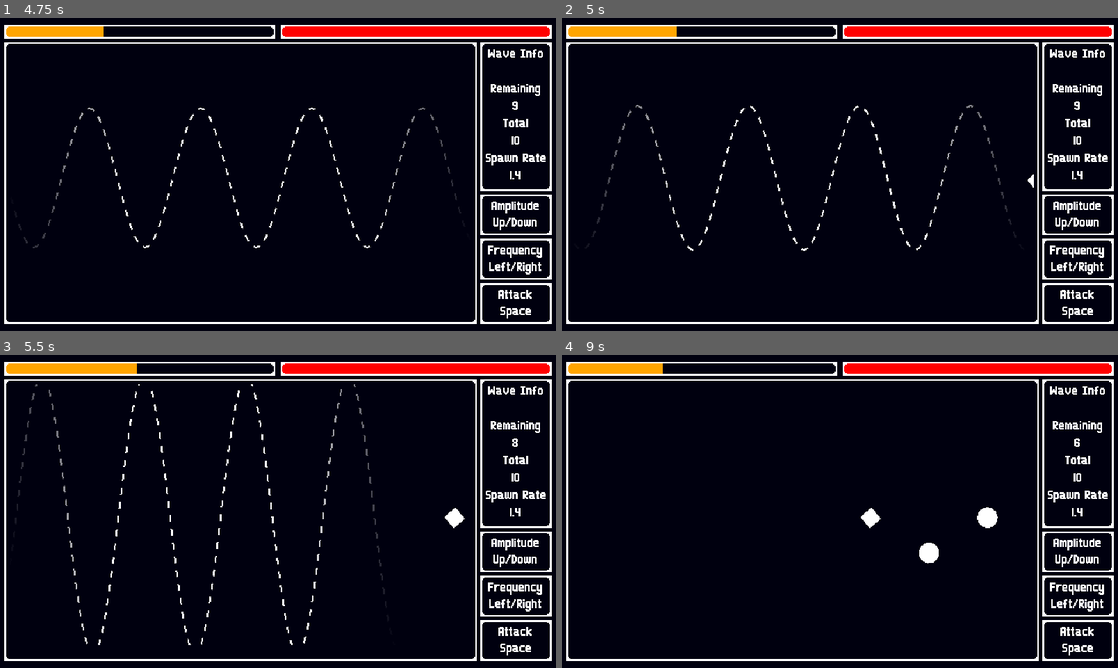
Above: before the commit, frames 1-4 (two rows, left to right).
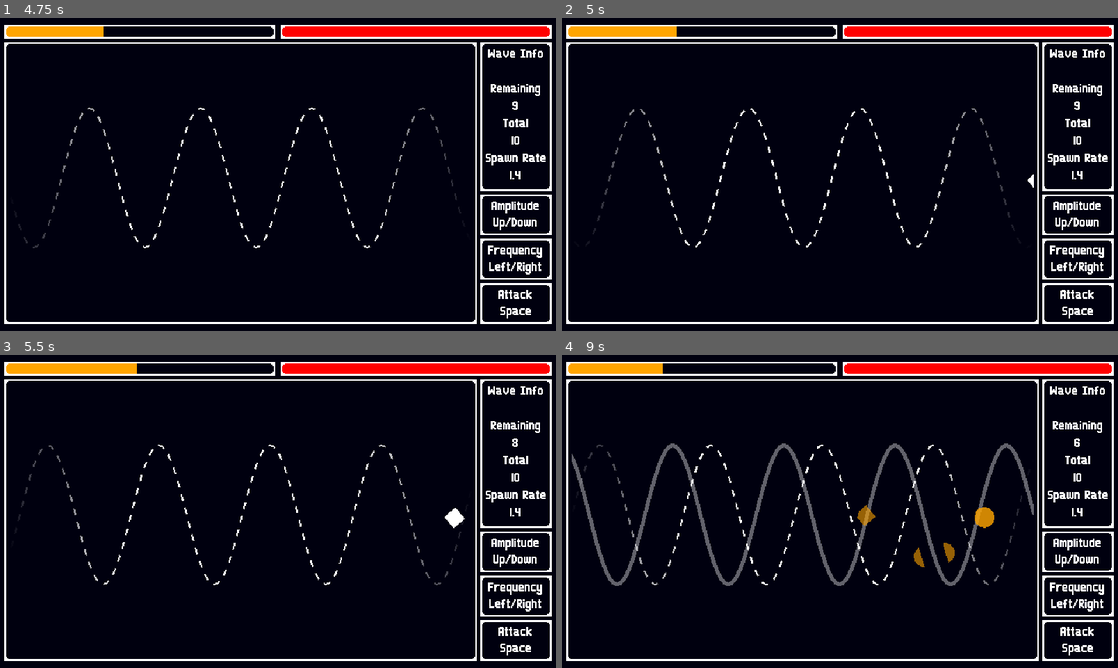
Above: after the commit, the same moments.

Repository: riSygneD/Sineonara
Game: Godot game, scene res://main.tscn
Two runs of this game, one before a commit and one after it. Both use one fixed random seed, a clock stepped at 60 frames per second and the inputs below. The project has no main scene, so this scene is started directly.
Inputs:
- Up to frame 1 (4.75 s): click "play" at 0.5 s; tap one key every 0.75 s from 1.35 s: Space (attack) S (decrease_amplitude) D (decrease_frequency) W (increase_amplitude) A (increase_frequency)
- Up to frame 2 (5 s): tap P (debug, bound only before the commit) at 4.9 s
- Up to frame 3 (5.5 s): tap Space (attack) at 5.1 s
- Up to frame 4 (9 s): tap one key every 0.75 s from 5.85 s: S (decrease_amplitude) D (decrease_frequency) W (increase_amplitude) A (increase_frequency) Space (attack)

Frame 1 is identical in both runs. In frame 2, 0.9% of the frame differs, in the area x 5-82%, y 27-75%; in frame 3, 1.6%; in frame 4, 4.0%, in the area x 1-85%, y 28-74%.

Commit message:
Added export presets, adjusted input map
Removed debug code

Diff:
--- a/player_path_controller.gd
+++ b/player_path_controller.gd
@@ -33,8 +33,6 @@
 		player_path.decrease_frequency()
 	elif event.is_action("increase_frequency"):
 		player_path.increase_frequency()
-	elif event.is_action("debug"):
-		player_path.collapse()
 	else:
 		return
 	get_viewport().set_input_as_handled()
--- a/project.godot
+++ b/project.godot
@@ -41,31 +41,30 @@
 decrease_amplitude={
 "deadzone": 0.2,
 "events": [Object(InputEventKey,"resource_local_to_scene":false,"resource_name":"","device":-1,"window_id":0,"alt_press …(192 unchanged characters)…
+, Object(InputEventKey,"resource_local_to_scene":false,"resource_name":"","device":-1,"window_id":0,"alt_pressed":false,"shift_pressed":false,"ctrl_pressed":false,"meta_pressed":false,"pressed":false,"keycode":0,"physical_keycode":4194322,"key_label":0,"unicode":0,"location":0,"echo":false,"script":null)
 ]
 }
 increase_amplitude={
 "deadzone": 0.2,
 "events": [Object(InputEventKey,"resource_local_to_scene":false,"resource_name":"","device":-1,"window_id":0,"alt_press …(192 unchanged characters)…
+, Object(InputEventKey,"resource_local_to_scene":false,"resource_name":"","device":-1,"window_id":0,"alt_pressed":false,"shift_pressed":false,"ctrl_pressed":false,"meta_pressed":false,"pressed":false,"keycode":0,"physical_keycode":4194320,"key_label":0,"unicode":0,"location":0,"echo":false,"script":null)
 ]
 }
 decrease_frequency={
 "deadzone": 0.2,
 "events": [Object(InputEventKey,"resource_local_to_scene":false,"resource_name":"","device":-1,"window_id":0,"alt_press …(192 unchanged characters)…
+, Object(InputEventKey,"resource_local_to_scene":false,"resource_name":"","device":-1,"window_id":0,"alt_pressed":false,"shift_pressed":false,"ctrl_pressed":false,"meta_pressed":false,"pressed":false,"keycode":0,"physical_keycode":4194321,"key_label":0,"unicode":0,"location":0,"echo":false,"script":null)
 ]
 }
 increase_frequency={
 "deadzone": 0.2,
 "events": [Object(InputEventKey,"resource_local_to_scene":false,"resource_name":"","device":-1,"window_id":0,"alt_press …(191 unchanged characters)…
+, Object(InputEventKey,"resource_local_to_scene":false,"resource_name":"","device":-1,"window_id":0,"alt_pressed":false,"shift_pressed":false,"ctrl_pressed":false,"meta_pressed":false,"pressed":false,"keycode":0,"physical_keycode":4194319,"key_label":0,"unicode":0,"location":0,"echo":false,"script":null)
 ]
 }
 attack={
 "deadzone": 0.2,
 "events": [Object(InputEventKey,"resource_local_to_scene":false,"resource_name":"","device":-1,"window_id":0,"alt_press …(191 unchanged characters)…
-]
-}
-debug={
-"deadzone": 0.2,
-"events": [Object(InputEventKey,"resource_local_to_scene":false,"resource_name":"","device":-1,"window_id":0,"alt_pressed":false,"shift_pressed":false,"ctrl_pressed":false,"meta_pressed":false,"pressed":false,"keycode":0,"physical_keycode":80,"key_label":0,"unicode":112,"location":0,"echo":false,"script":null)
 ]
 }
 
Not shown, added: export_presets.cfg
